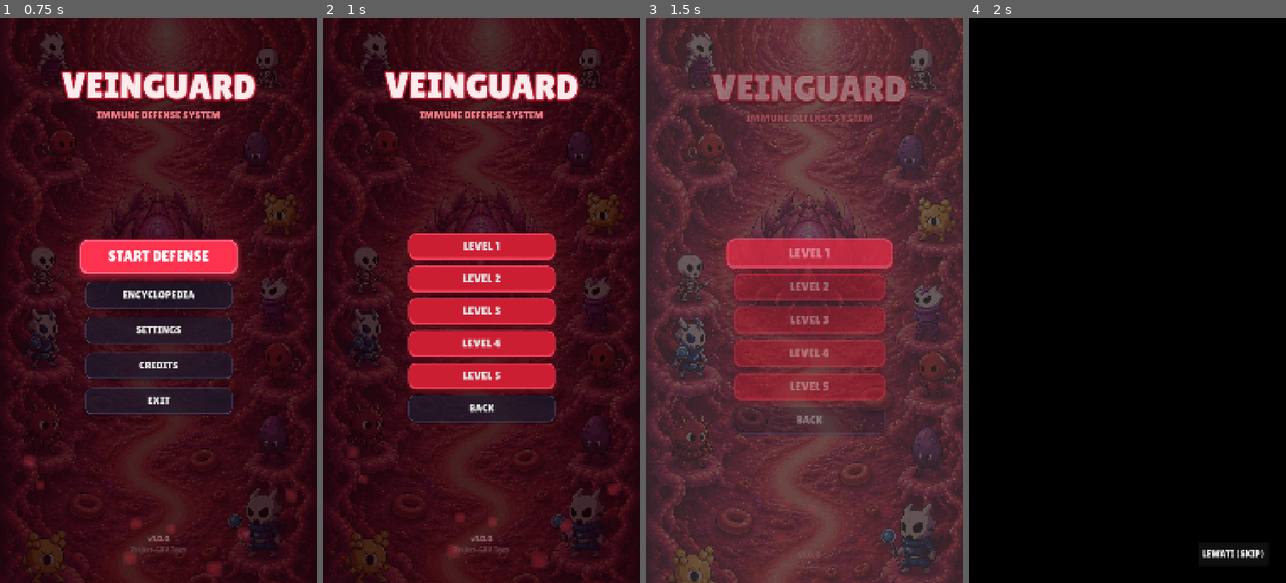
Above: before the commit, frames 1-4 (left to right).
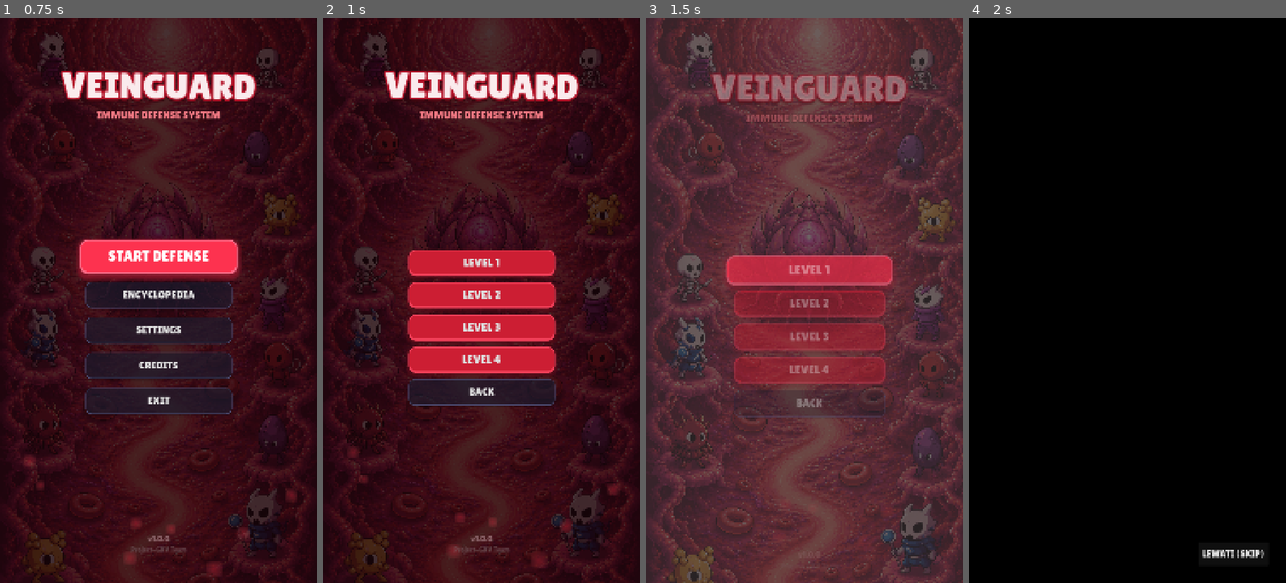
Above: after the commit, the same moments.

Repository: viPipar/veinguard
Game: Godot game, scene res://core/ui/MainMenu.tscn
Same seed, same stepped clock (60 frames per second), same inputs: the game is played once before the commit and once after it. Sound files missing from this copy of the repository are replaced by a short silence.
Inputs:
- Up to frame 1 (0.75 s): click "START DEFENSE" at 0.5 s
- Up to frame 2 (1 s): no input
- Up to frame 3 (1.5 s): click "LEVEL 1" at 1.25 s
- Up to frame 4 (2 s): no input

Frame 1 is identical in both runs. In frame 2, 10% of the frame differs, in the area x 26-74%, y 38-72%; in frame 3, 8.5%; in frame 4, nothing differs.

Commit message:
feat: implement Trombosit unit stats and logic, and add MainMenu UI with animated transitions

Diff:
--- a/veinguard/core/ui/MainMenu.gd
+++ b/veinguard/core/ui/MainMenu.gd
@@ -40,7 +40,7 @@
 	btn_container.get_parent().add_child(level_container)
 	btn_container.get_parent().move_child(level_container, btn_container.get_index() + 1)
 
-	for i in range(1, 6):
+	for i in range(1, 5):
 		var btn = Button.new()
 		btn.text = "LEVEL " + str(i)
 		btn.custom_minimum_size = Vector2(500, 90)
--- a/veinguard/units/player/trombosit/Trombosit.gd
+++ b/veinguard/units/player/trombosit/Trombosit.gd
@@ -81,11 +81,11 @@
 		spr_tween.tween_property(sprite, "scale", Vector2(base_scale.x * 0.85, base_scale.y * 1.2), 0.08)
 		spr_tween.tween_property(sprite, "scale", base_scale, 0.12)
 
-	# Buat proyektil keping plasma (clot) secara programatik
+	# Buat proyektil keping plasma (clot) secara programatik menggunakan ProjectileB (putih)
 	var proj := Sprite2D.new()
-	proj.texture = load("res://placeholder/Ellipse 1.png")
-	proj.scale = Vector2(0.04, 0.04)
-	proj.modulate = Color(1.0, 1.0, 1.0, 1.0) # Warna putih bersih sesuai permintaan
+	proj.texture = load("res://assets/ui/Character/ProjectileB.png")
+	proj.scale = Vector2(0.4, 0.4)
+	proj.modulate = Color(1.0, 1.0, 1.0, 1.0) # Putih bersih
 	get_tree().current_scene.add_child(proj)
 	proj.global_position = global_position
 
@@ -104,7 +104,7 @@
 			proj.global_position = current_pos + Vector2(0, arc_height)
 
 			# Skala membesar di puncak busur (tengah penerbangan) untuk ilusi ketinggian 3D
-			var current_scale = lerp(0.04, 0.08, sin(progress * PI))
+			var current_scale = lerp(0.4, 0.8, sin(progress * PI))
 			proj.scale = Vector2(current_scale, current_scale)
 
 			# Putar proyektil saat terbang
@@ -122,8 +122,8 @@
 
 		# Efek ledakan plasma kecil berwarna putih
 		var splash := Sprite2D.new()
-		splash.texture = load("res://placeholder/Ellipse 1.png")
-		splash.scale = Vector2(0.06, 0.06)
+		splash.texture = load("res://assets/ui/Character/ProjectileB.png")
+		splash.scale = Vector2(0.6, 0.6)
 		splash.modulate = Color(1.0, 1.0, 1.0, 0.7) # Putih semi-transparan
 		get_tree().current_scene.add_child(splash)
 		splash.global_position = proj.global_position
--- a/veinguard/units/player/trombosit/trombosit_stats.tres
+++ b/veinguard/units/player/trombosit/trombosit_stats.tres
@@ -8,7 +8,7 @@
 description = ""
 max_hp = 40.0
 move_speed = 80.0
-damage = 0.0
+damage = 15.0
 attack_range = 220.0
 attack_speed = 1.2
 cost = 2
